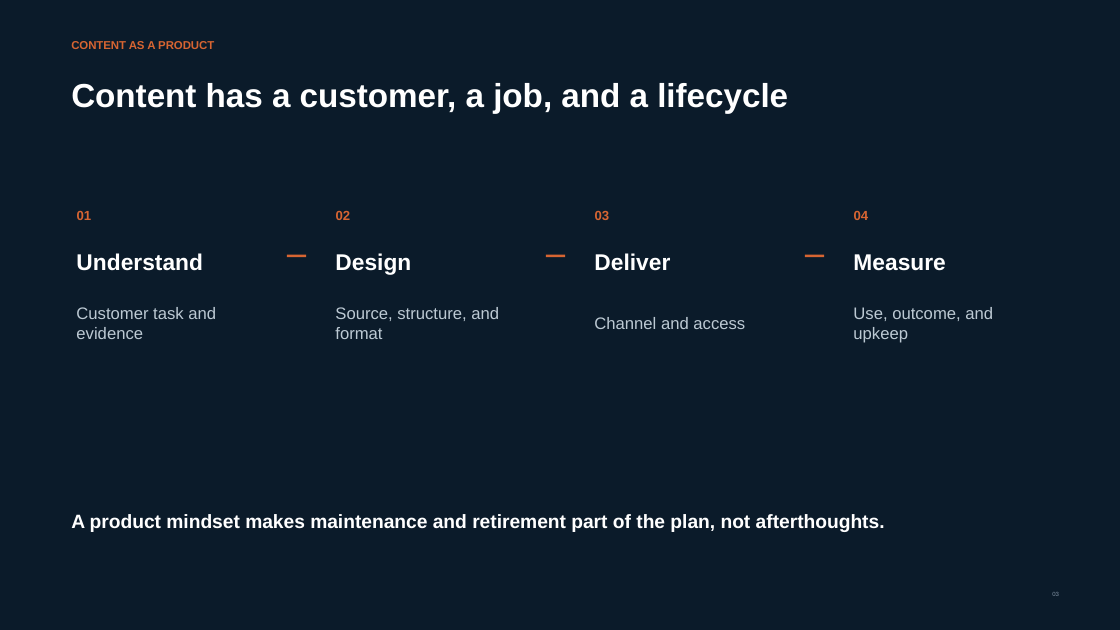
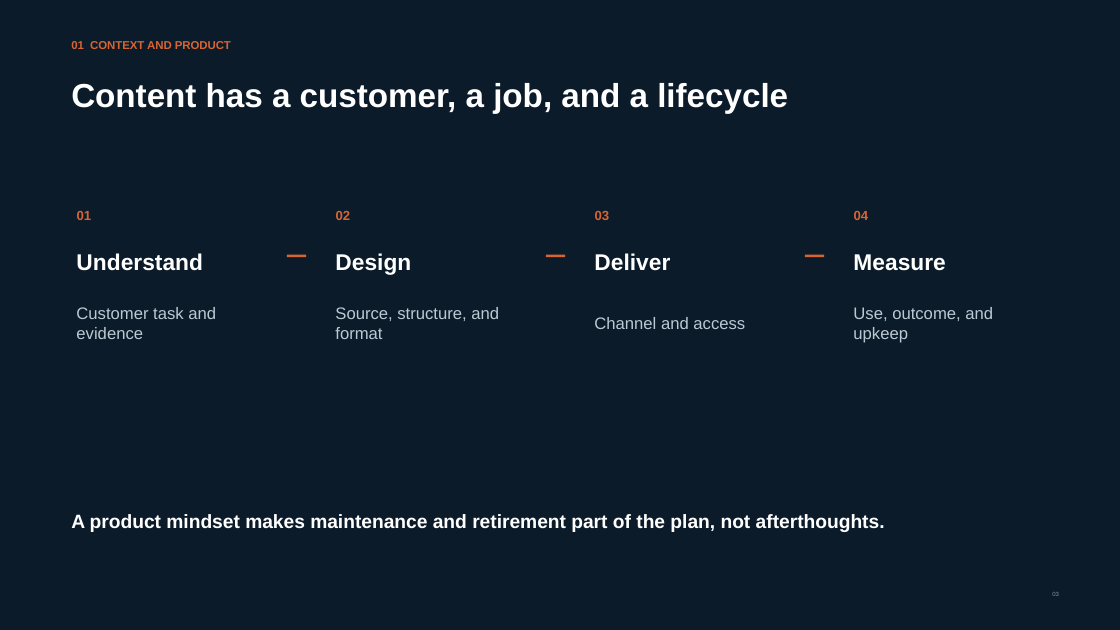
Before and after one commit to sharmiladas/sharmiladas.github.io, a slide deck: slide 3 of downloads/Unified_Content_Strategy_in_Practice.pptx. Drawn at 1120x630 pixels with LibreOffice and Linux fonts; fonts in the diff are those of the drawing. Boxes give left, top, right and bottom in pixels: in the first picture for what was removed or moved away, otherwise in the second. Text is boxed around its words. In the diff, an @@ line names an element or a change of style, - is before the commit and + after.

```diff
--- a/downloads/Unified_Content_Strategy_in_Practice.pptx
+++ b/downloads/Unified_Content_Strategy_in_Practice.pptx
@@ text at box(71, 41, 231, 49): text changed @@
-CONTENT AS A PRODUCT
+01 CONTEXT AND PRODUCT
```
Also in this commit, not shown: 25 other slides changed.
